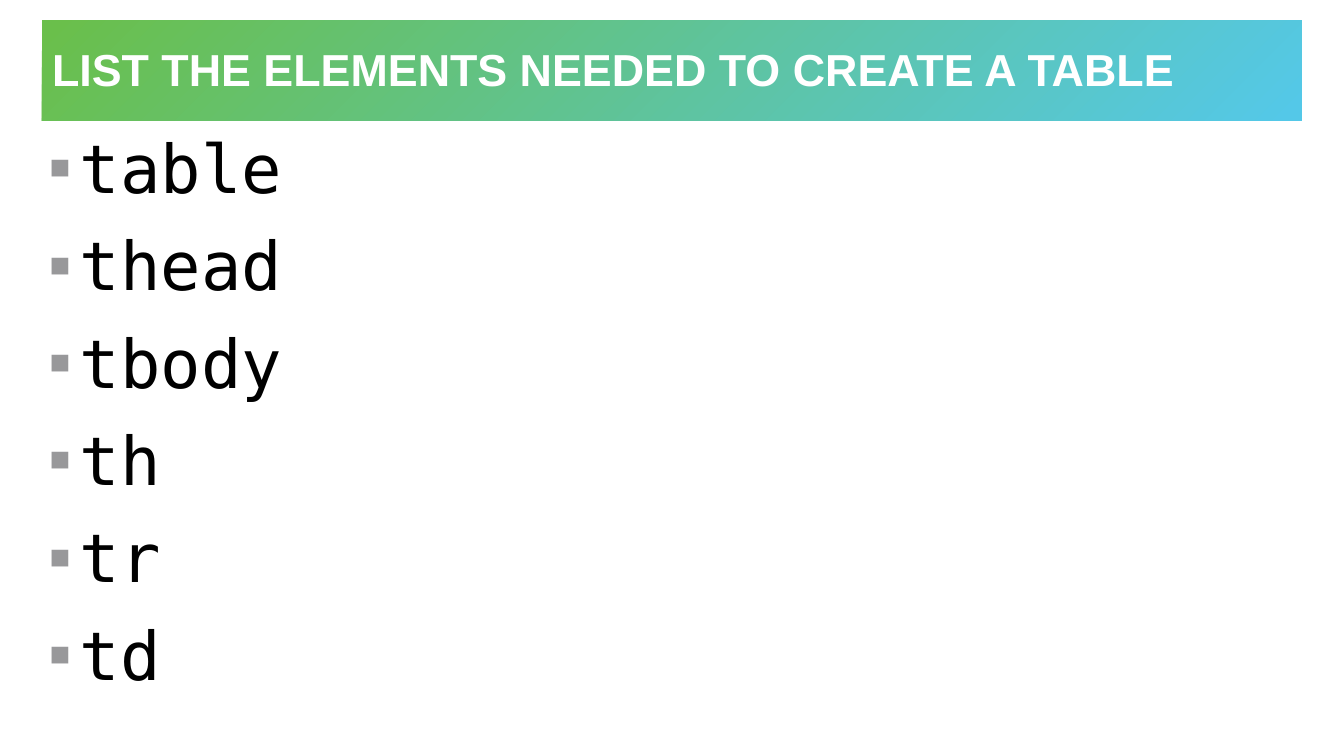
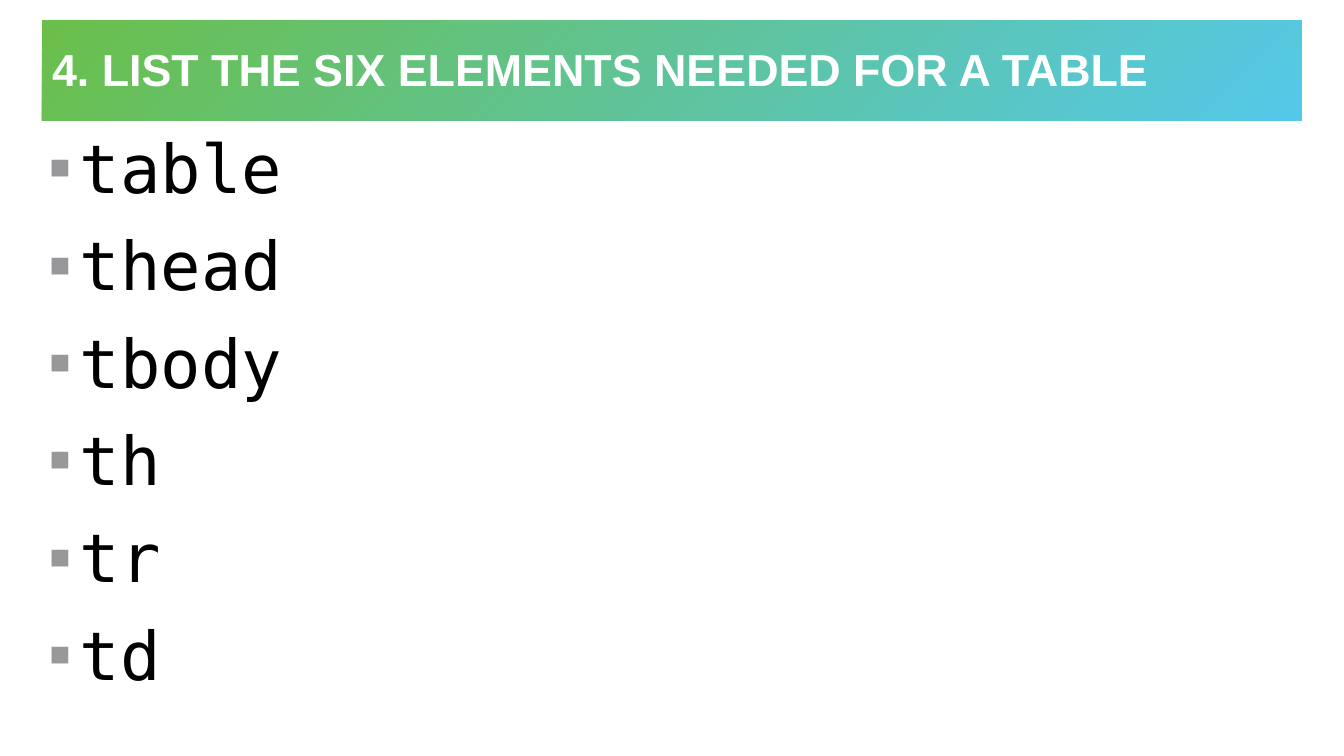
Before and after one commit to hytechclub/web-101, a slide deck: slide 6 of Week06/HtmlCssReviewActivity.pptx (slide 5 before the commit). Drawn at 1344x756 pixels with LibreOffice and Linux fonts; fonts in the diff are those of the drawing. Boxes give left, top, right and bottom in pixels: in the first picture for what was removed or moved away, otherwise in the second. Text is boxed around its words. In the diff, an @@ line names an element or a change of style, - is before the commit and + after.

```diff
--- a/Week06/HtmlCssReviewActivity.pptx
+++ b/Week06/HtmlCssReviewActivity.pptx
@@ title at box(52, 54, 1148, 87): text changed @@
-LIST THE ELEMENTS NEEDED TO CREATE A TABLE
+4. LIST THE SIX ELEMENTS NEEDED FOR A TABLE
```
Also in this commit, not shown: 12 other slides changed, 1 slide added.
